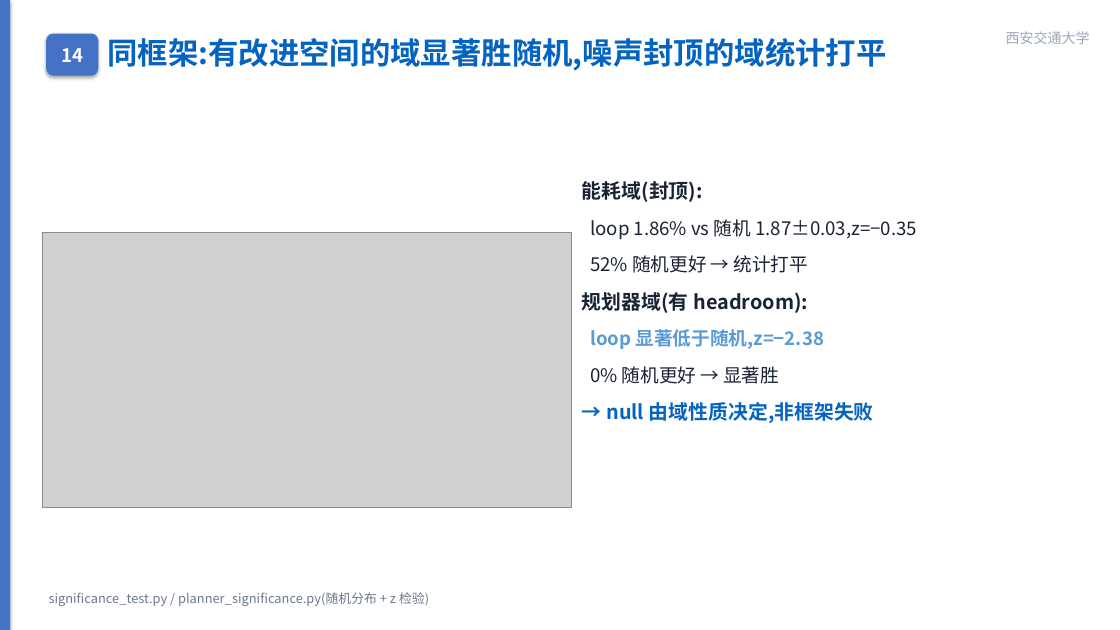
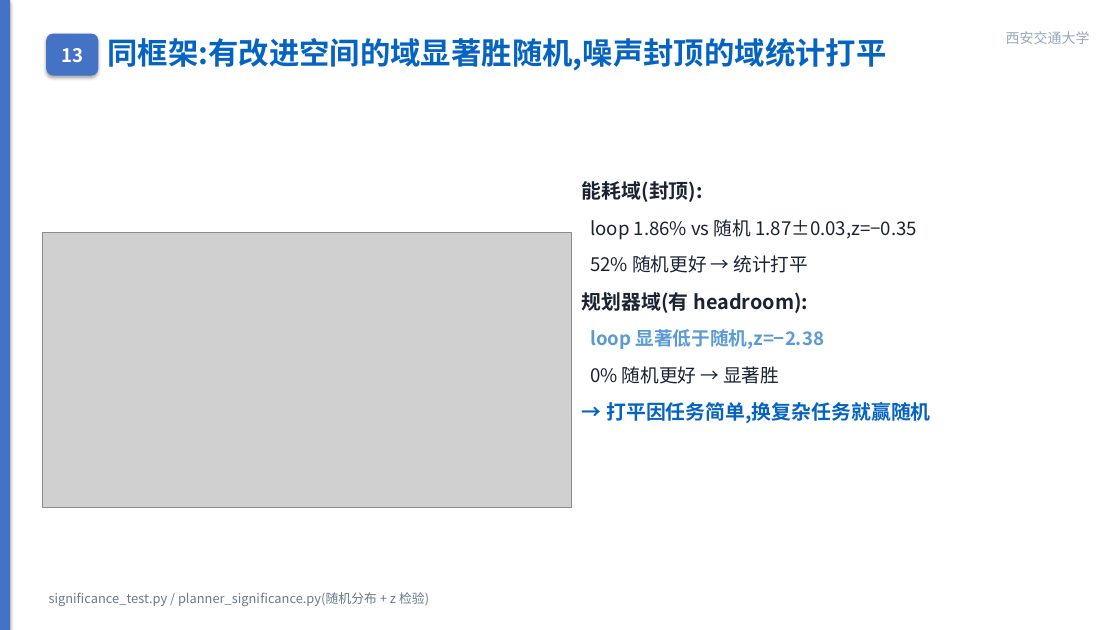
Before and after one commit to wbz0429/PathPlanningwithEnergy, a slide deck: slide 16 of autoresearch/energy_m100/experiments/midterm_defense.pptx (slide 17 before the commit). Drawn at 1120x630 pixels with LibreOffice and Linux fonts; fonts in the diff are those of the drawing; grey boxes stand for pictures. Boxes give left, top, right and bottom in pixels: in the first picture for what was removed or moved away, otherwise in the second. Text is boxed around its words. In the diff, an @@ line names an element or a change of style, - is before the commit and + after.

```diff
--- a/autoresearch/energy_m100/experiments/midterm_defense.pptx
+++ b/autoresearch/energy_m100/experiments/midterm_defense.pptx
@@ text in rounded rectangle at bbox=[61, 48, 83, 62]: text changed @@
-14
+13
@@ text at bbox=[606, 402, 931, 423]: text changed @@
-→ null 由域性质决定,非框架失败
+→ 打平因任务简单,换复杂任务就赢随机
```
Also in this commit, not shown: 14 other slides changed, 1 slide added, 2 slides removed, 3 other files.
